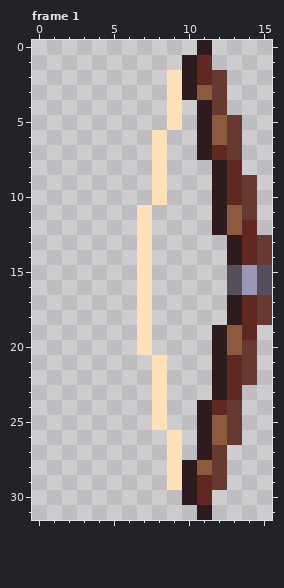
Pixel-art file, stored at weapons/bow/assets/bow.aseprite. Above is the file before it was changed.
16x32 pixels, 4 frames. Shown: frame 1. The commit also changed other frames, which this record leaves out.
Once edited:
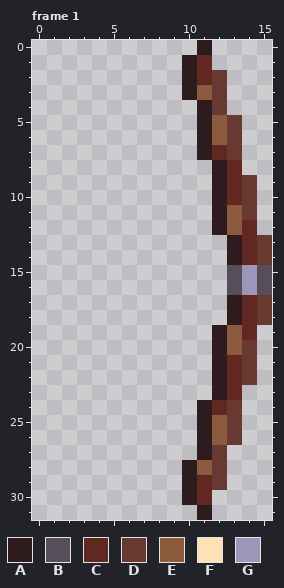
Palette (. is transparent): A #2d1b1e  B #564f5b  C #612721  D #673931  E #8c5b3e  F #ffe0b7  G #9a97b9
Log entry: Fixed animation frame
Change:
layer "Sprite" now hidden
Frame 1:
The edit erases colour F in rows 2 to 5 at x 9; in rows 6 to 10 at x 8; in rows 11 to 20 at x 7; in rows 21 to 25 at x 8; in rows 26 to 29 at x 9.
